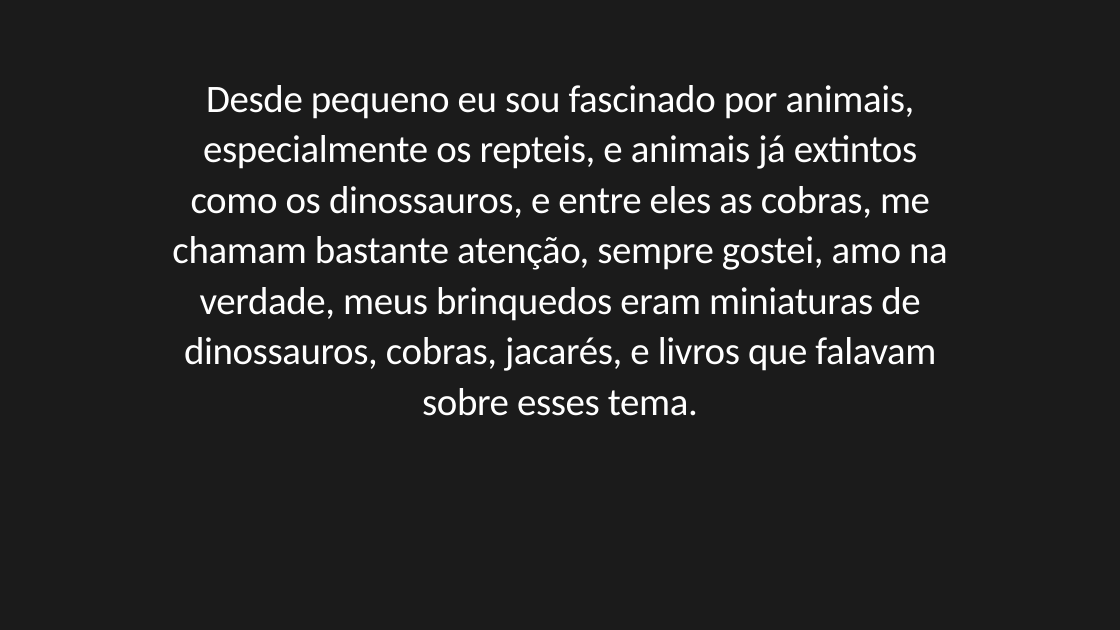
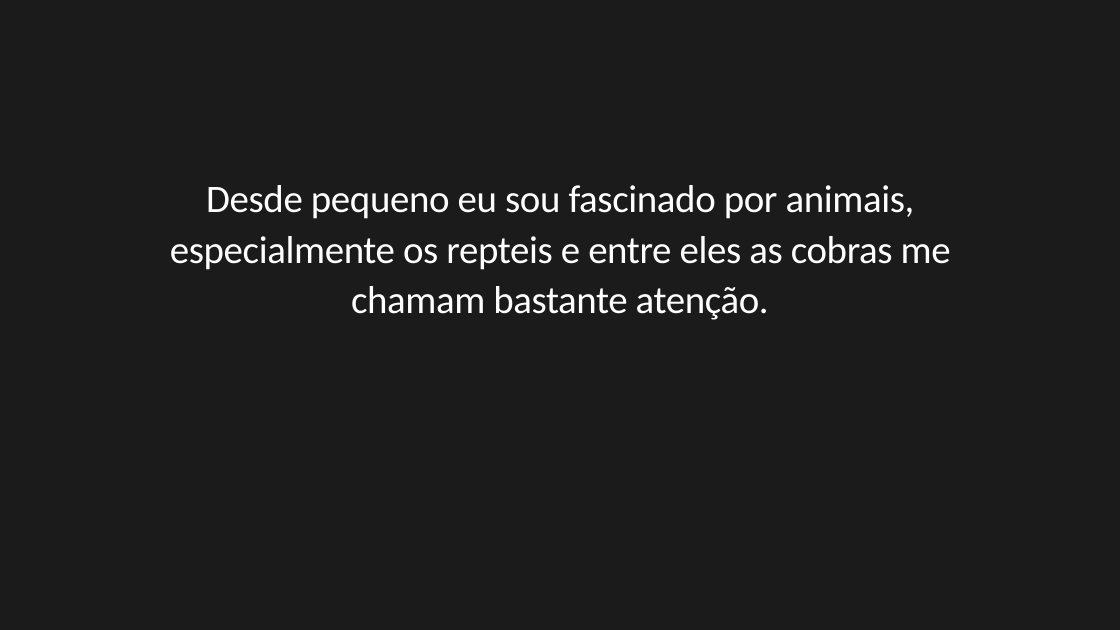
Before and after one commit to RyanMirandaBarbosa/Friendly-Snakes, a slide deck: slide 3 of Documentação/Apresentação meu desafio individual.pptx. Drawn at 1120x630 pixels with LibreOffice and Linux fonts; fonts in the diff are those of the drawing. Boxes give left, top, right and bottom in pixels: in the first picture for what was removed or moved away, otherwise in the second. Text is boxed around its words. In the diff, an @@ line names an element or a change of style, - is before the commit and + after.

```diff
--- a/Documentação/Apresentação meu desafio individual.pptx
+++ b/Documentação/Apresentação meu desafio individual.pptx
@@ text at [170, 185, 951, 320]: text changed @@
-Desde pequeno eu sou fascinado por animais, especialmente os repteis, e animais já extintos como os dinossauros, e entre eles as cobras, me chamam bastante atenção, sempre gostei, amo na verdade, meus brinquedos eram miniaturas de dinossauros, cobras, jacarés, e livros que falavam sobre esses tema.
+Desde pequeno eu sou fascinado por animais, especialmente os repteis e entre eles as cobras me chamam bastante atenção.
```
Also in this commit, not shown: 6 other slides changed, 1 other file.
